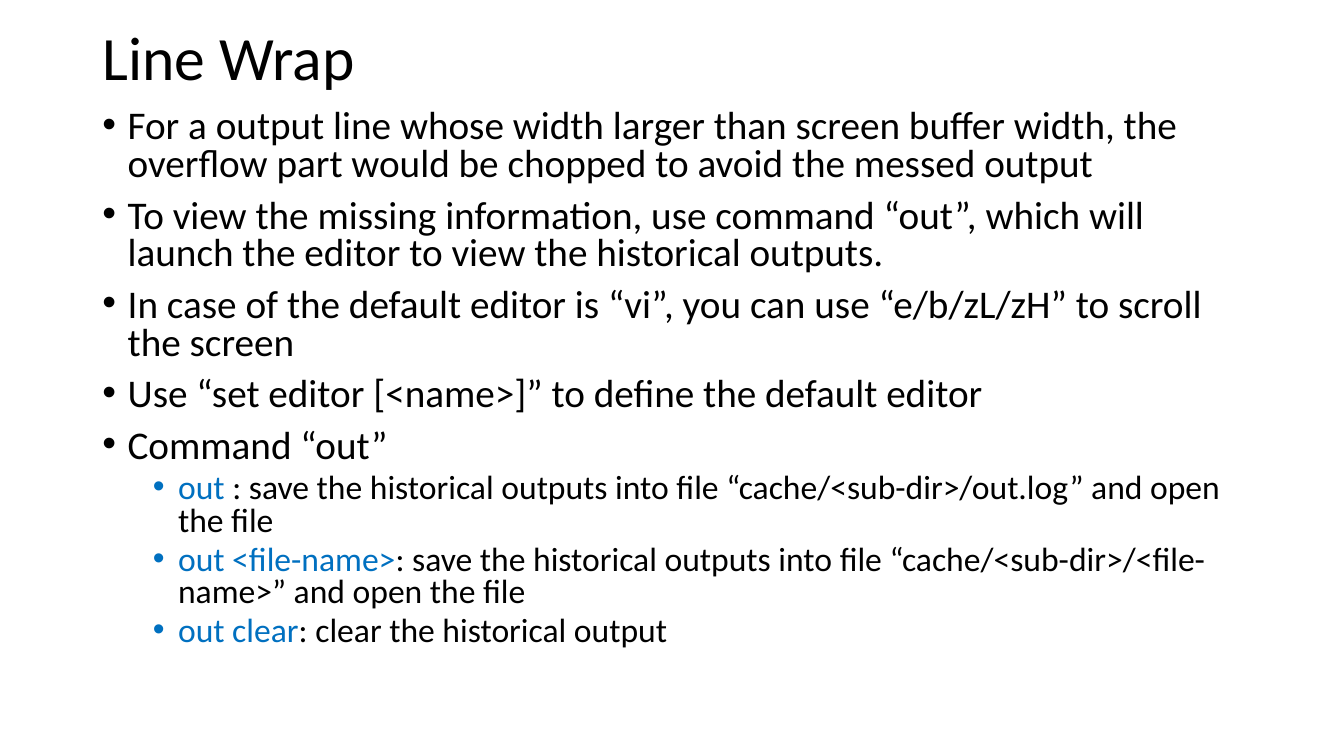
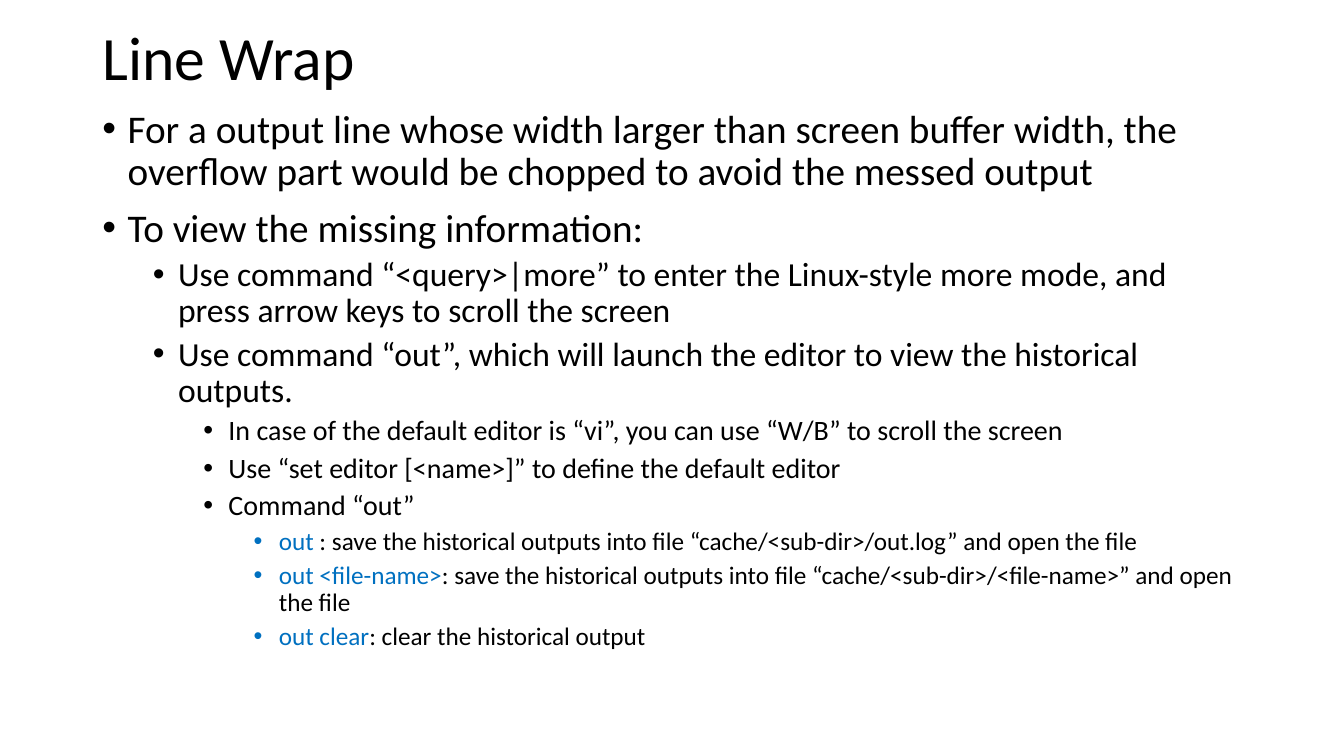
Before and after one commit to hyee/dbcli, a slide deck: slide 6 of docs/dbcli.pptx. Drawn at 1344x756 pixels with LibreOffice and Linux fonts; fonts in the diff are those of the drawing. Boxes give left, top, right and bottom in pixels: in the first picture for what was removed or moved away, otherwise in the second. Text is boxed around its words. In the diff, an @@ line names an element or a change of style, - is before the commit and + after.

Commit message:
improvement on command 'more/less' to support horizontal scrolling

```diff
--- a/docs/dbcli.pptx
+++ b/docs/dbcli.pptx
@@ text at (128, 115, 1232, 649): size 28 to 20 pt in "Use “set editor [<name>]” to define the ...", "Command “out”"; size 24 to 18 pt in "out : save the historical outputs into ...", "out <file-name>: save the historical outputs into ...", "out clear: clear the historical output"; line spacing 0.8 to 0.9; list level 1 to 3 in "Use “set editor [<name>]” to ..."; list level 1 to 3 in "Command “out”"; list level 2 to 4 in "out : save the historical ..."; list level 2 to 4 in "out <file-name>: save the historical ..."; list level 2 to 4 in "out clear: clear the historical ..." @@
@@ text at (128, 214, 1166, 445): text changed; size 28 to 24 pt @@
-• To view the missing information, use command “out”, which will launch the editor to view the historical outputs.
-• In case of the default editor is “vi”, you can use “e/b/zL/zH” to scroll the screen
+• To view the missing information:
+  • Use command “<query>|more” to enter the Linux-style more mode, and press arrow keys to scroll the screen
+  • Use command “out”, which will launch the editor to view the historical outputs.
+    • In case of the default editor is “vi”, you can use “W/B” to scroll the screen
```
Also in this commit, not shown: 18 other files.
